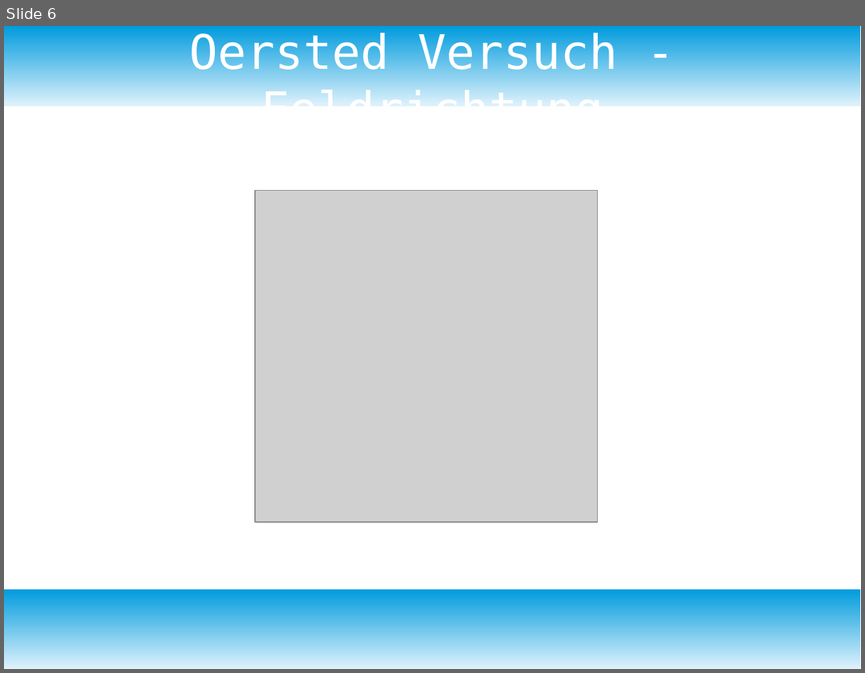
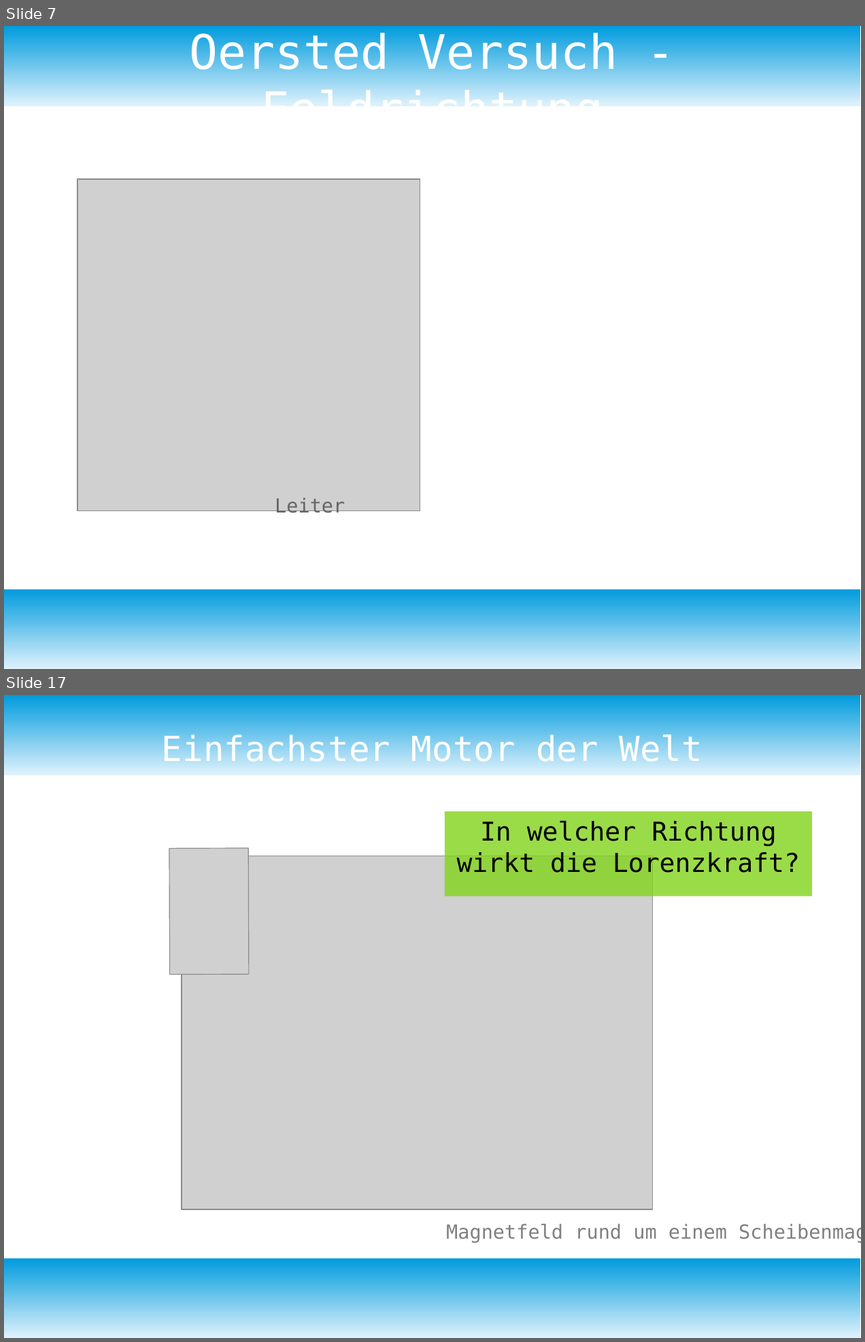
Before and after one commit to bearums/teaching, a slide deck: B5/physik/D12/2)Elektromagnetismus/05_HomopolarMotor/Homopolar_Motor.odp. Shown one above the other, each under a label of ours: slide 6 before the commit, slides 7 and 17 after it; the slides between them are not shown. The pictures are 865x673 and 865x1342 pixels, drawn with LibreOffice and Linux fonts; fonts in the diff are those of the drawing; grey boxes stand for pictures. Boxes give left, top, right and bottom in pixels: in the first picture for what was removed or moved away, otherwise in the second. Text is boxed around its words. In the diff, an @@ line names an element or a change of style, - is before the commit and + after.

Commit message:
homopolar-motor

```diff
--- a/B5/physik/D12/2)Elektromagnetismus/05_HomopolarMotor/Homopolar_Motor.odp
+++ b/B5/physik/D12/2)Elektromagnetismus/05_HomopolarMotor/Homopolar_Motor.odp
@@ slide 17 added at [4,695,861,1338], background #FFFFFF; not listed: 2 template elements that a slide beside it also shows @@
@@ title added at [162,733,702,762], 32 pt, text #FFFFFF @@
+Einfachster Motor der Welt
@@ rectangle added at [445,812,812,896], fill #81D41A at 80% opacity, 24 pt, text #000000 @@
+In welcher Richtung wirkt die Lorenzkraft?
@@ picture added at [169,848,249,974] @@
@@ picture added at [181,856,653,1210] @@
@@ text added at [446,1223,727,1242], 18 pt, text #808080 @@
+Magnetfeld rund um einem Scheibenmagnet
@@ what was slide 6 is now slide 7 @@
@@ slide 7 changed as well @@
@@ picture: place and size @@
-picture at [255,190,598,522]
+picture at [77,179,420,511]
@@ text added at [275,497,345,516], 18 pt, text #666666 @@
+Leiter
```
Also in this commit, not shown: 3 other slides changed, 13 other slides added, 11 other files.
